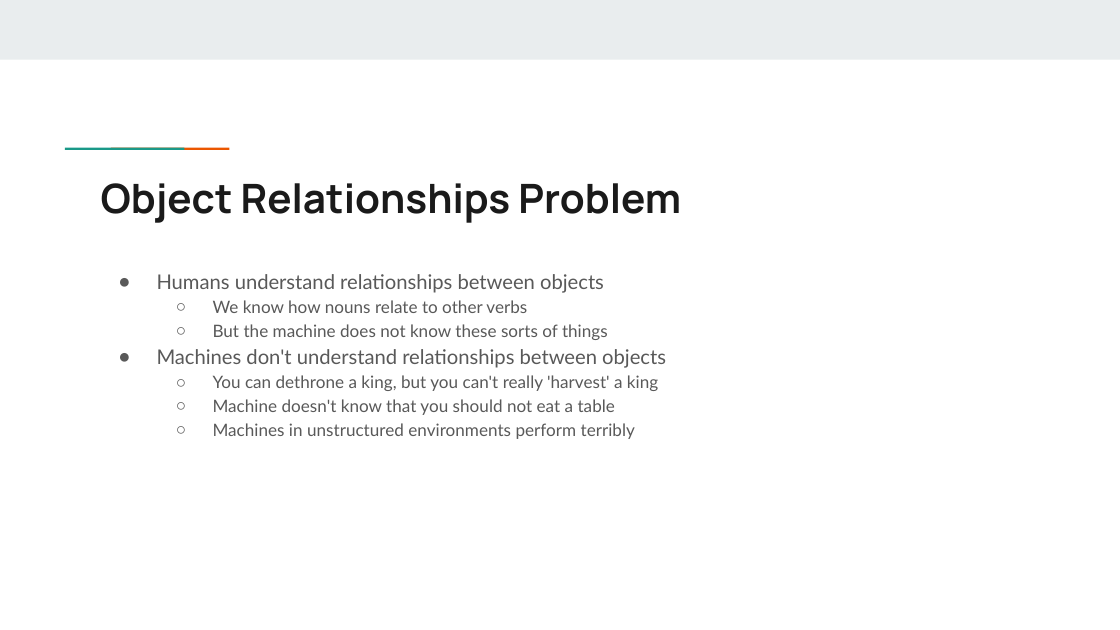
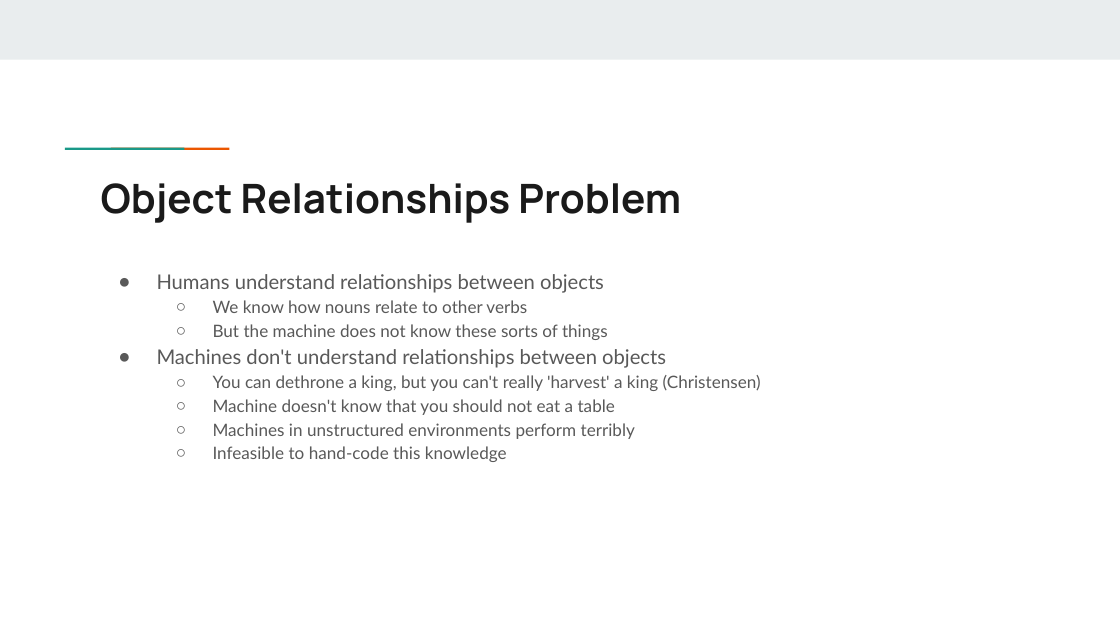
Before and after one commit to quentintruong/UCLA-CS35L-F17, a slide deck: slide 8 of A10/Applications of Context for Artificial Intelligence.pptx (slide 6 before the commit). Drawn at 1120x630 pixels with LibreOffice and Linux fonts; fonts in the diff are those of the drawing. Boxes give left, top, right and bottom in pixels: in the first picture for what was removed or moved away, otherwise in the second. Text is boxed around its words. In the diff, an @@ line names an element or a change of style, - is before the commit and + after.

```diff
--- a/A10/Applications of Context for Artificial Intelligence.pptx
+++ b/A10/Applications of Context for Artificial Intelligence.pptx
@@ text at (213,375,761,391): text changed @@
-  ○ You can dethrone a king, but you can't really 'harvest' a king
+  ○ You can dethrone a king, but you can't really 'harvest' a king (Christensen)
@@ text at (213,446,507,462): paragraph added @@
+  ○ Infeasible to hand-code this knowledge
```
Also in this commit, not shown: 5 other slides changed, 2 slides added, 3 other files.
